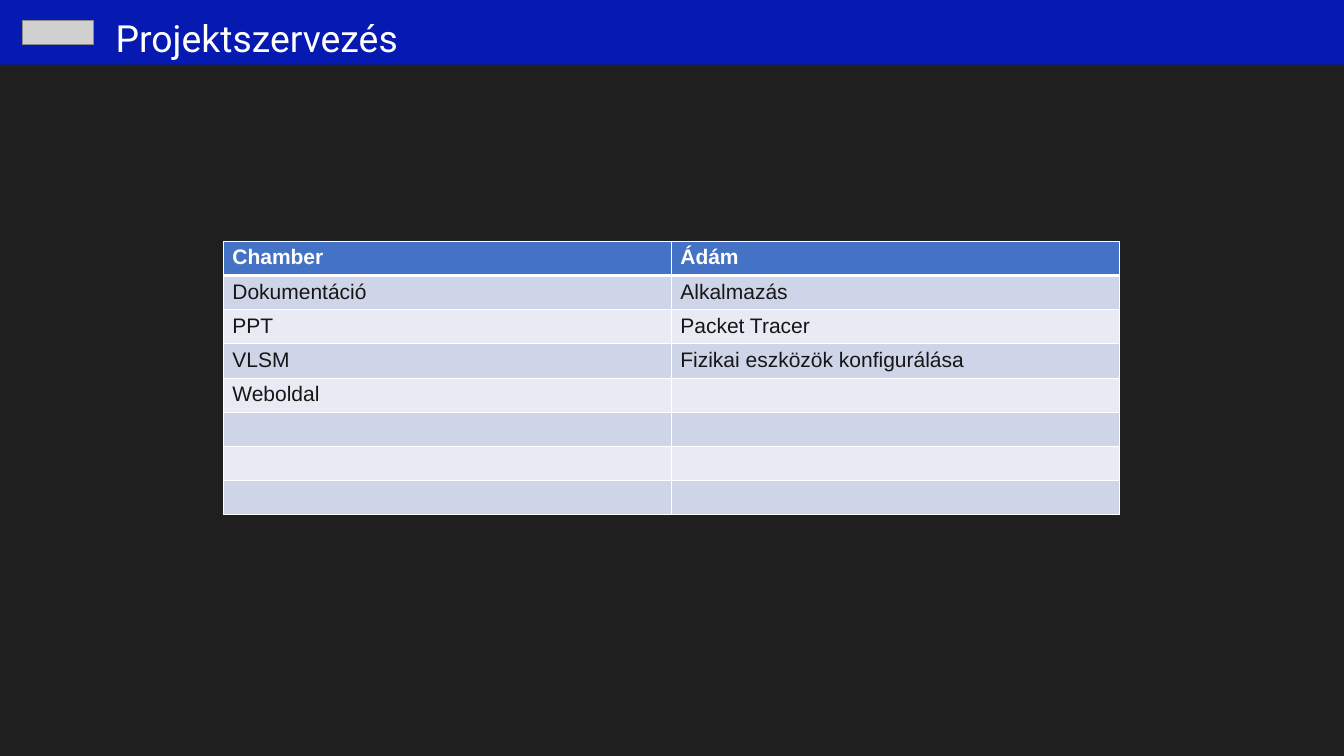
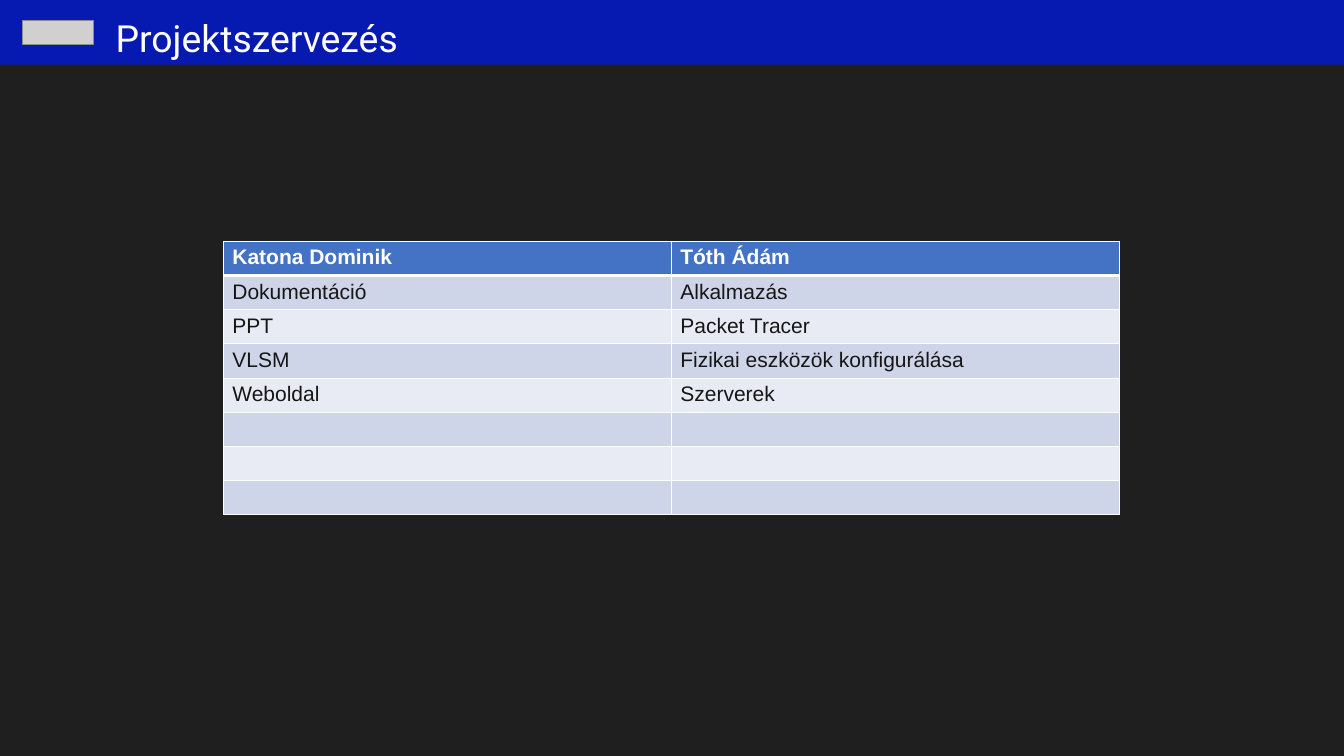
Before and after one commit to PowerRanger2130/PaceX, a slide deck: slide 4 of Projectmunka.pptx. Drawn at 1344x756 pixels with LibreOffice and Linux fonts; fonts in the diff are those of the drawing; grey boxes stand for pictures. Boxes give left, top, right and bottom in pixels: in the first picture for what was removed or moved away, otherwise in the second. Text is boxed around its words. In the diff, an @@ line names an element or a change of style, - is before the commit and + after.

```diff
--- a/Projectmunka.pptx
+++ b/Projectmunka.pptx
@@ table at [224,242,1120,514] @@
-row 1, column 1: Chamber
+row 1, column 1: Katona Dominik
-row 1, column 2: Ádám
+row 1, column 2: Tóth Ádám
-row 5, column 2: 
+row 5, column 2: Szerverek
```
Also in this commit, not shown: 1 other slide changed, 14 other files.
